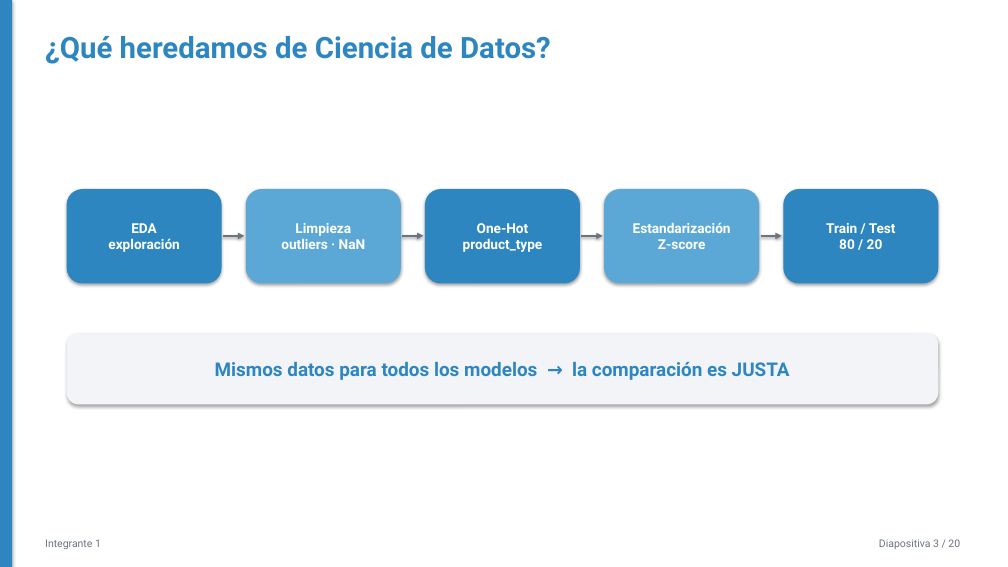
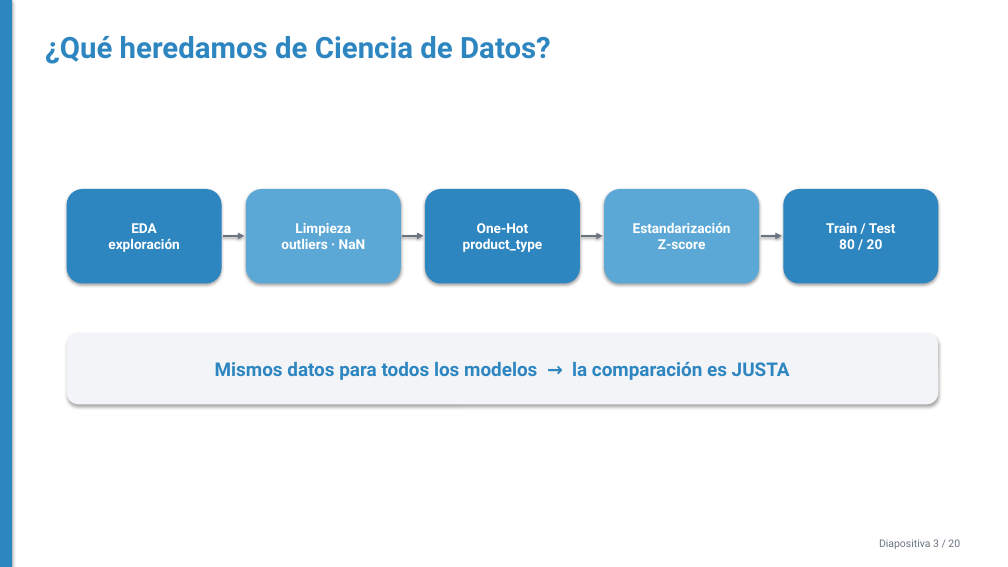
Before and after one commit to gonzag8/TP-Ciencia-de-Datos, a slide deck: slide 3 of Video/Defensa-PechaKucha-MLP.pptx. Drawn at 1008x567 pixels with LibreOffice and Linux fonts; fonts in the diff are those of the drawing. Boxes give left, top, right and bottom in pixels: in the first picture for what was removed or moved away, otherwise in the second. Text is boxed around its words. In the diff, an @@ line names an element or a change of style, - is before the commit and + after.

```diff
--- a/Video/Defensa-PechaKucha-MLP.pptx
+++ b/Video/Defensa-PechaKucha-MLP.pptx
@@ text removed at (x1=45, y1=539, x2=101, y2=549) @@
-Integrante 1
```
Also in this commit, not shown: 17 other slides changed, 1 other file.
